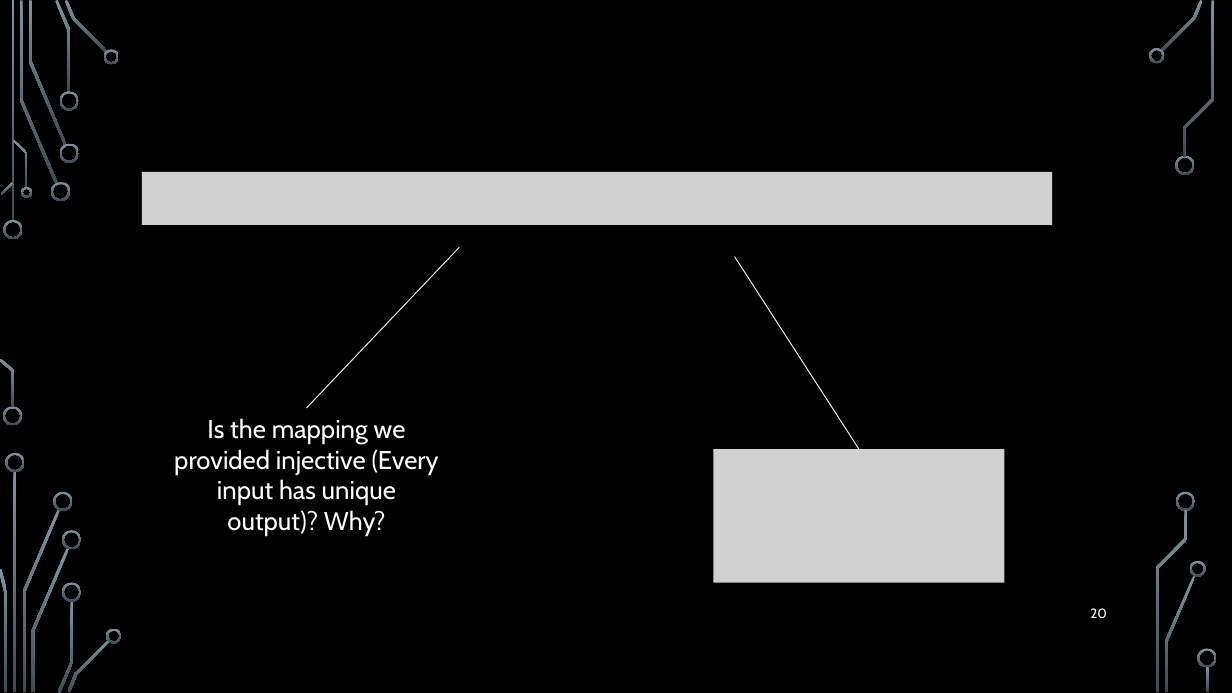
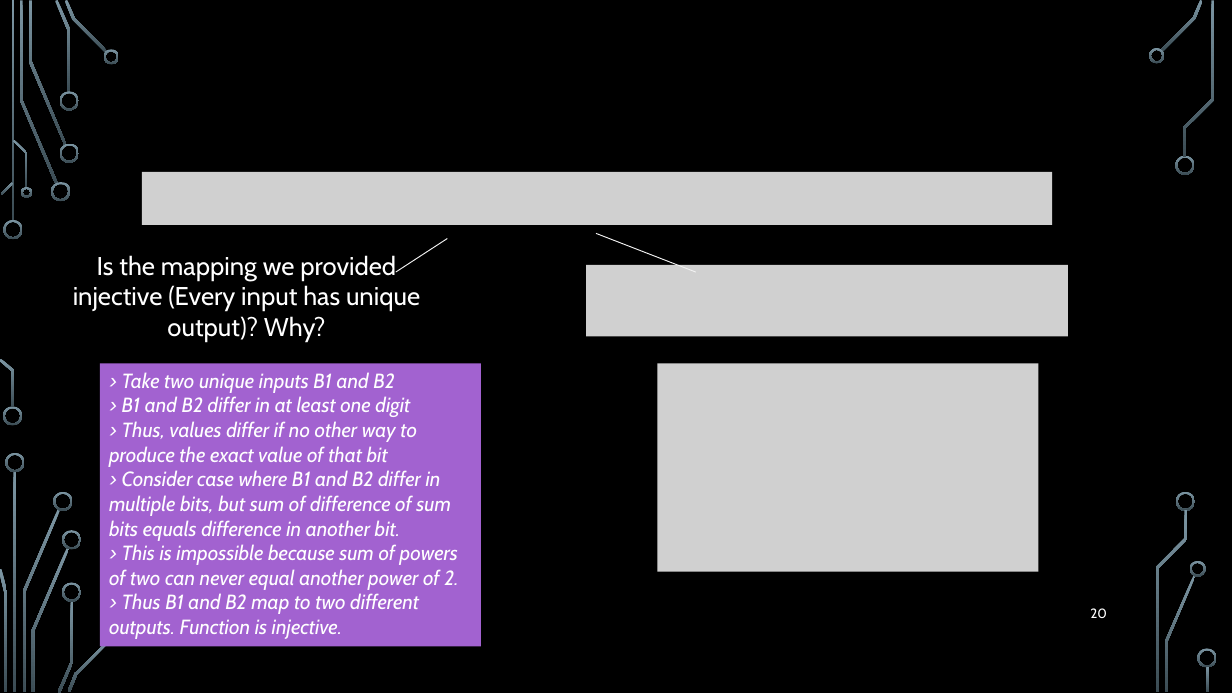
Before and after one commit to markfloryan/dmt2, a slide deck: slide 20 of slides/01-Cardinality.pptx. Drawn at 1232x693 pixels with LibreOffice and Linux fonts; fonts in the diff are those of the drawing; grey boxes stand for pictures; background and template pictures are left out. Boxes give left, top, right and bottom in pixels: in the first picture for what was removed or moved away, otherwise in the second. Text is boxed around its words. In the diff, an @@ line names an element or a change of style, - is before the commit and + after.

```diff
--- a/slides/01-Cardinality.pptx
+++ b/slides/01-Cardinality.pptx
@@ line moved from (459, 248) - (307, 409) to (447, 238) - (396, 272) @@
@@ line moved from (735, 257) - (860, 449) to (596, 234) - (696, 272) @@
@@ text "Is the mapping we provided ..." rewrapped from box(174, 418, 439, 536) to box(73, 255, 420, 342) @@
@@ picture added at box(586, 265, 1067, 336) @@
@@ rectangle added at box(100, 363, 481, 646), fill #A262D0, 16 pt, text #FFFFFF, italic @@
+> Take two unique inputs B1 and B2
+> B1 and B2 differ in at least one digit
+> Thus, values differ if no other way to produce the exact value of that bit
+> Consider case where B1 and B2 differ in multiple bits, but sum of difference of sum bits equals difference in another bit.
+> This is impossible because sum of powers of two can never equal another power of 2.
+> Thus B1 and B2 map to two different outputs. Function is injective.
@@ picture added at box(658, 363, 1039, 572) @@
@@ picture removed at box(714, 449, 1005, 583) @@
@@ freeform shape removed at box(106, 628, 122, 643) @@
```
Also in this commit, not shown: 3 other slides changed, 2 other files.
